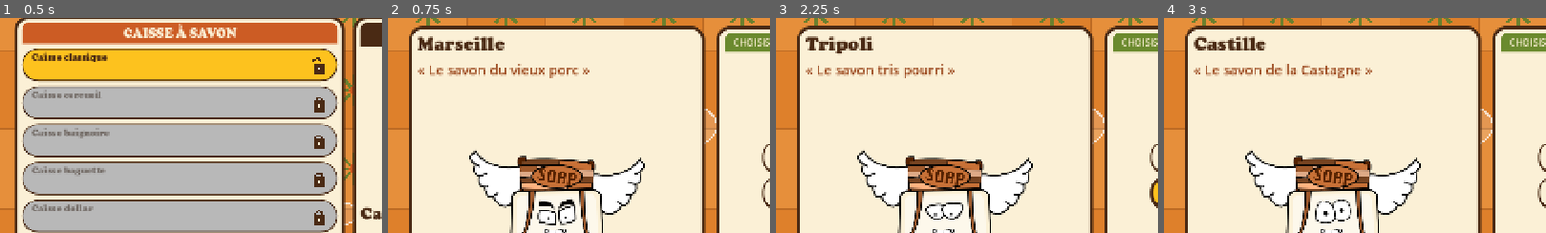
Above: before the commit, frames 1-4 (left to right).
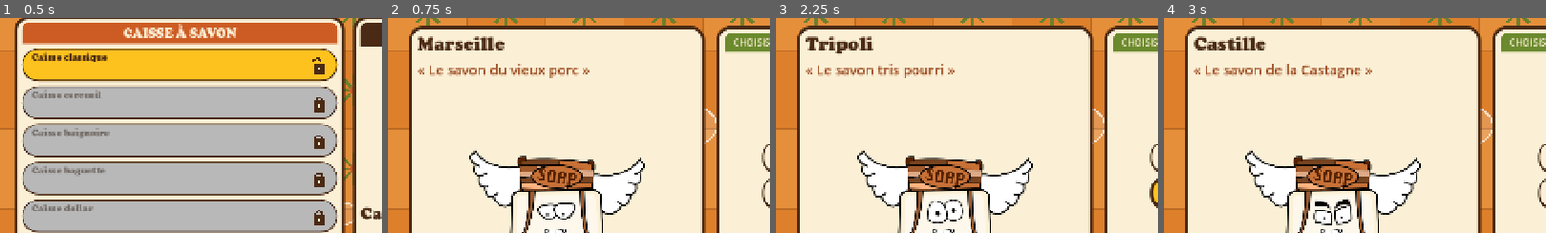
Above: after the commit, the same moments.

Repository: atostivint/LesAilesEtLaCaisse
Game: Godot game, scene res://scenes/atelier.tscn
Two runs of this game, one before a commit and one after it. Both use one fixed random seed, a clock stepped at 60 frames per second and the inputs below. Sound files missing from this copy of the repository are replaced by a short silence.
Inputs:
- Up to frame 1 (0.5 s): no input
- Up to frame 2 (0.75 s): click "Équipes ▸" at 0.5 s
- Up to frame 3 (2.25 s): click "Marseille « Le savon du vieux…" at 1.25 s; click "Tripoli « Le savon tris pourr…" at 2 s
- Up to frame 4 (3 s): click "Castille « Le savon de la Cas…" at 2.75 s
The pictures show only the part of the screen within x 0-50%, y 11-61%; the shares and areas given below are measured in that part.

Frame 1 is identical in both runs. In frame 2, 0.6% of the frame differs, in the area x 39-50%, y 84-97%; in frame 3, 0.5%; in frame 4, 0.6%.

Commit message:
Musique : silence de fin coupé, volume de base +6 dB, réglage appliqué au lancement ; Équipes : yeux échangés entre Marseille, Tripoli et Castille
Co-Authored-By: Claude Haiku 5.5 <noreply@anthropic.com>

Diff:
--- a/scripts/equipes.gd
+++ b/scripts/equipes.gd
@@ -20,9 +20,9 @@
 ## « visage » : index d'yeux et de bouche (voir personnage.gd).
 const EQUIPES := [
 	{"nom": "Alep", "phrase": "« Le savon syrieusement sale »", "visage": 0},
-	{"nom": "Marseille", "phrase": "« Le savon du vieux porc »", "visage": 1},
-	{"nom": "Tripoli", "phrase": "« Le savon tris pourri »", "visage": 2},
-	{"nom": "Castille", "phrase": "« Le savon de la Castagne »", "visage": 3},
+	{"nom": "Marseille", "phrase": "« Le savon du vieux porc »", "visage": 2},
+	{"nom": "Tripoli", "phrase": "« Le savon tris pourri »", "visage": 3},
+	{"nom": "Castille", "phrase": "« Le savon de la Castagne »", "visage": 1},
 ]
 const JAUNE := Color(0.99, 0.76, 0.12, 1)
 const CREME := Color(0.984, 0.941, 0.839, 1)
--- a/scripts/musique.gd
+++ b/scripts/musique.gd
@@ -4,6 +4,11 @@
 ## Le WAV est lu directement (sans passer par l'import de Godot) : son format est lu dans son en-tête.
 
 const PISTE := "res://audio/The_Bathroom.wav"
+const REGLAGES := preload("res://scripts/reglages.gd")
+## Niveau de base de la musique (le curseur des réglages s'y ajoute).
+const VOLUME_DB := 6.0
+## En dessous de ce niveau (sur 32767), un échantillon est considéré comme du silence.
+const SEUIL_SILENCE := 40
 
 var _lecteur: AudioStreamPlayer
 var _chrono := 0.0
@@ -12,8 +17,10 @@
 func _ready() -> void:
 	_lecteur = AudioStreamPlayer.new()
 	_lecteur.bus = "Master"
-	_lecteur.volume_db = 0.0
+	_lecteur.volume_db = VOLUME_DB
 	add_child(_lecteur)
+	# Réapplique le volume enregistré dans les réglages (jamais appelé avant, le curseur n'était donc pas pris en compte au lancement)
+	REGLAGES.appliquer_volume()
 	_lecteur.stream = _charger_wav(PISTE)
 	if _lecteur.stream == null:
 		push_warning("Musique : impossible de lire %s" % PISTE)
@@ -62,6 +69,7 @@
 		pos += 8 + taille + (taille % 2)
 	if donnees.is_empty() or bits != 16:
 		return null
+	donnees = _couper_silence_fin(donnees, canaux)
 	var onde := AudioStreamWAV.new()
 	onde.format = AudioStreamWAV.FORMAT_16_BITS
 	onde.mix_rate = frequence
@@ -71,3 +79,19 @@
 	onde.loop_begin = 0
 	onde.loop_end = donnees.size() / (2 * canaux)
 	return onde
+
+
+func _couper_silence_fin(donnees: PackedByteArray, canaux: int) -> PackedByteArray:
+	## Retire le silence en fin de fichier : sinon la boucle fait un blanc avant de reprendre.
+	var trame := 2 * canaux
+	var fin := donnees.size() / trame
+	while fin > 0:
+		var debut := (fin - 1) * trame
+		var fort := false
+		for c in canaux:
+			if absi(donnees.decode_s16(debut + 2 * c)) > SEUIL_SILENCE:
+				fort = true
+		if fort:
+			break
+		fin -= 1
+	return donnees.slice(0, fin * trame)
